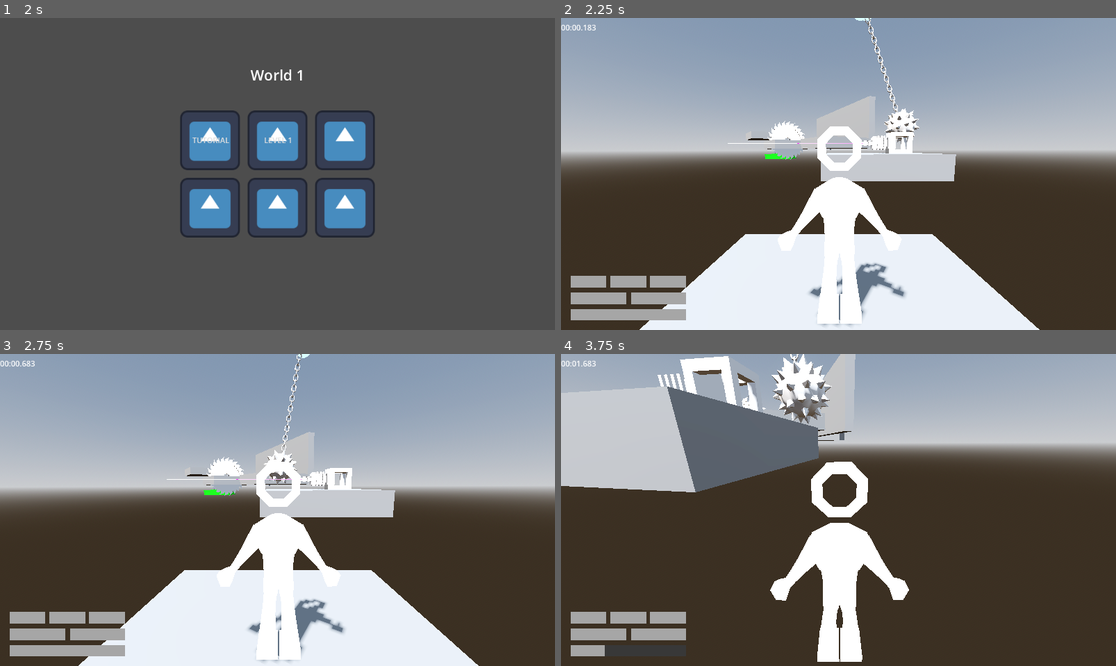
Above: before the commit, frames 1-4 (two rows, left to right).
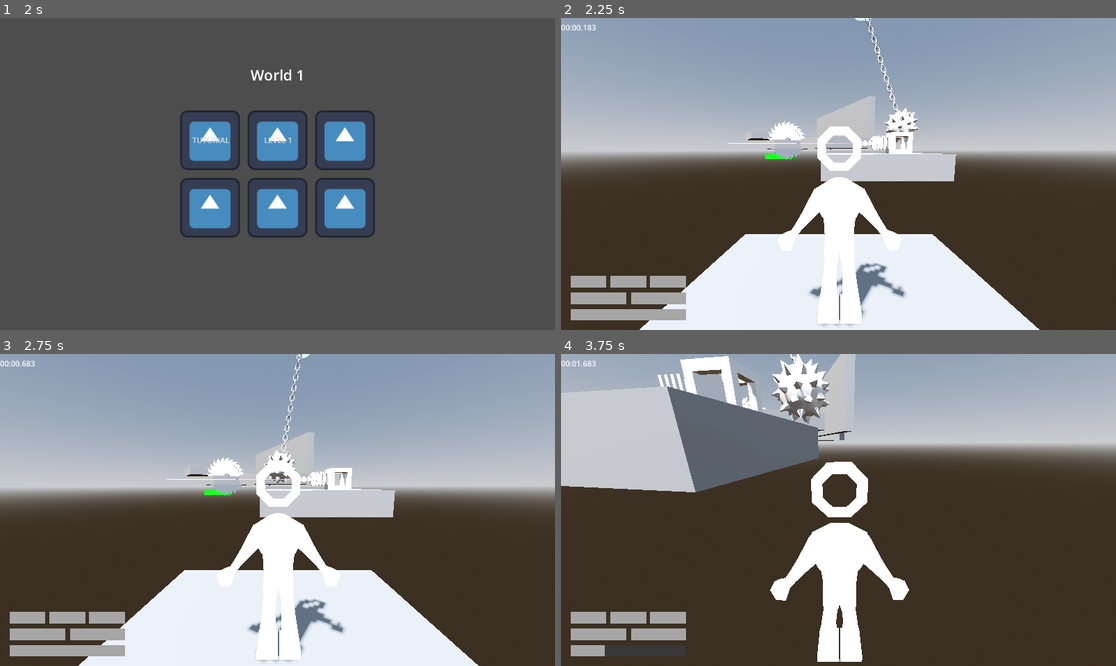
Above: after the commit, the same moments.

Repository: jpvds1/DDJD
Game: Godot game, scene res://scenes/game_controller.tscn
Same seed, same stepped clock (60 frames per second), same inputs: the game is played once before the commit and once after it. The engine's default icon, where the game draws it, is replaced by a stand-in: a white triangle on a blue panel in a dark square.
Inputs (mouse positions are in pixels of both pictures, inside the frame that each line leads up to):
- Up to frame 1 (2 s): click "Continue as Guest" at 0.5 s; click "Play" at 1.25 s
- Up to frame 2 (2.25 s): click "LEVEL 1" at 2 s
- Up to frame 3 (2.75 s): no input
- Up to frame 4 (3.75 s): move the mouse to (866, 510) at 2.77 s; hold W (move_forwards) from 2.78 s (still down); tap Q (dash) at 2.85 s; tap Space (jump) at 3.02 s; move the mouse to (810, 510) at 3.52 s; tap Shift (sprint) at 3.6 s

Frame 1 is identical in both runs. In frame 2, 0.1% of the frame differs, in the area x 58-65%, y 28-41%; in frame 3, 0.1%; in frame 4, 0.9%, in the area x 37-49%, y 0-23%.

Commit message:
feat(wrecking ball): customize swing speed

Diff:
--- a/platformer-game/scripts/traps/wrecking_ball.gd
+++ b/platformer-game/scripts/traps/wrecking_ball.gd
@@ -1,17 +1,23 @@
 extends Node3D
 
-@export var max_angle: float = 30.0
-@export var spins_per_second: float = 2
-@export var swing: float = 0:
+
+@onready var spike_ball: MeshInstance3D = $Visuals/Icosphere
+@onready var animation_player: AnimationPlayer = $AnimationPlayer
+
+@export var max_angle := 30.0
+@export var swings_per_second := 1.0
+@export var spins_per_second := 1.0
+@export var swing := 0.0:
 	set(value):
 		if value >= -1 && value <= 1:
 			swing = value
 
-@onready var spike_ball: MeshInstance3D = $Visuals/Icosphere
+var spin_speed := spins_per_second * 2 * PI
+
 
 # Called when the node enters the scene tree for the first time.
 func _ready() -> void:
-	pass # Replace with function body.
+	animation_player.speed_scale = swings_per_second
 
 
 # Called every frame. 'delta' is the elapsed time since the previous frame.
@@ -20,4 +26,4 @@
 	rotation_degrees.z = swing * max_angle
 
 	# spin the spike ball
-	spike_ball.rotate_y(spins_per_second * delta)
+	spike_ball.rotate_y(spin_speed * delta)
